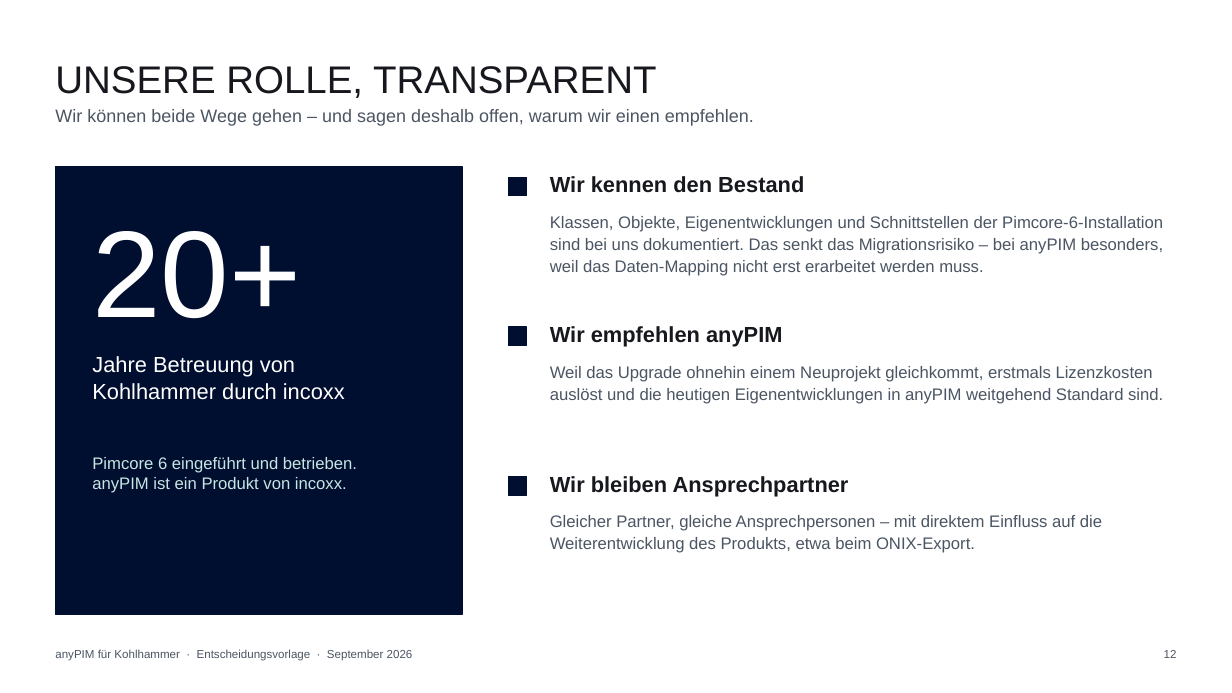
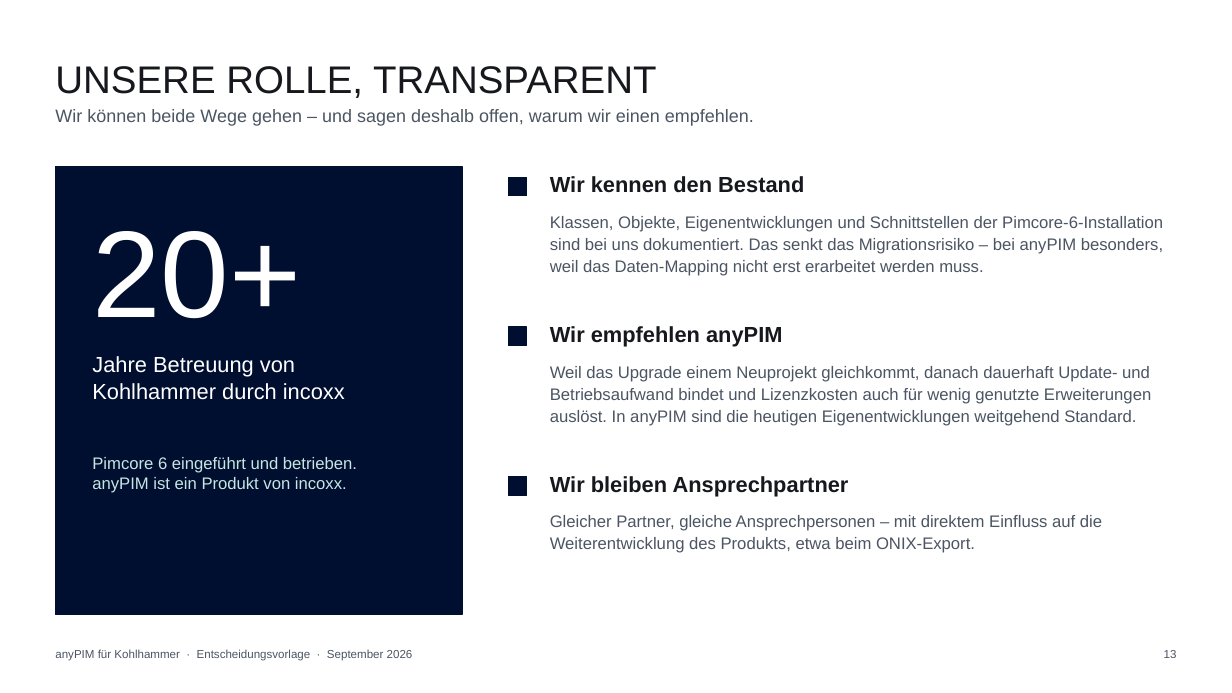
Before and after one commit to incoxx/publixx-pim, a slide deck: slide 13 of docs/sales/kohlhammer-anypim-vs-pimcore.pptx (slide 12 before the commit). Drawn at 1232x693 pixels with LibreOffice and Linux fonts; fonts in the diff are those of the drawing. Boxes give left, top, right and bottom in pixels: in the first picture for what was removed or moved away, otherwise in the second. Text is boxed around its words. In the diff, an @@ line names an element or a change of style, - is before the commit and + after.

```diff
--- a/docs/sales/kohlhammer-anypim-vs-pimcore.pptx
+++ b/docs/sales/kohlhammer-anypim-vs-pimcore.pptx
@@ text at (550, 366, 1151, 426): text changed @@
-Weil das Upgrade ohnehin einem Neuprojekt gleichkommt, erstmals Lizenzkosten auslöst und die heutigen Eigenentwicklungen in anyPIM weitgehend Standard sind.
+Weil das Upgrade einem Neuprojekt gleichkommt, danach dauerhaft Update- und Betriebsaufwand bindet und Lizenzkosten auch für wenig genutzte Erweiterungen auslöst. In anyPIM sind die heutigen Eigenentwicklungen weitgehend Standard.
```
Also in this commit, not shown: 11 other slides changed, 1 slide added, 2 other files.
